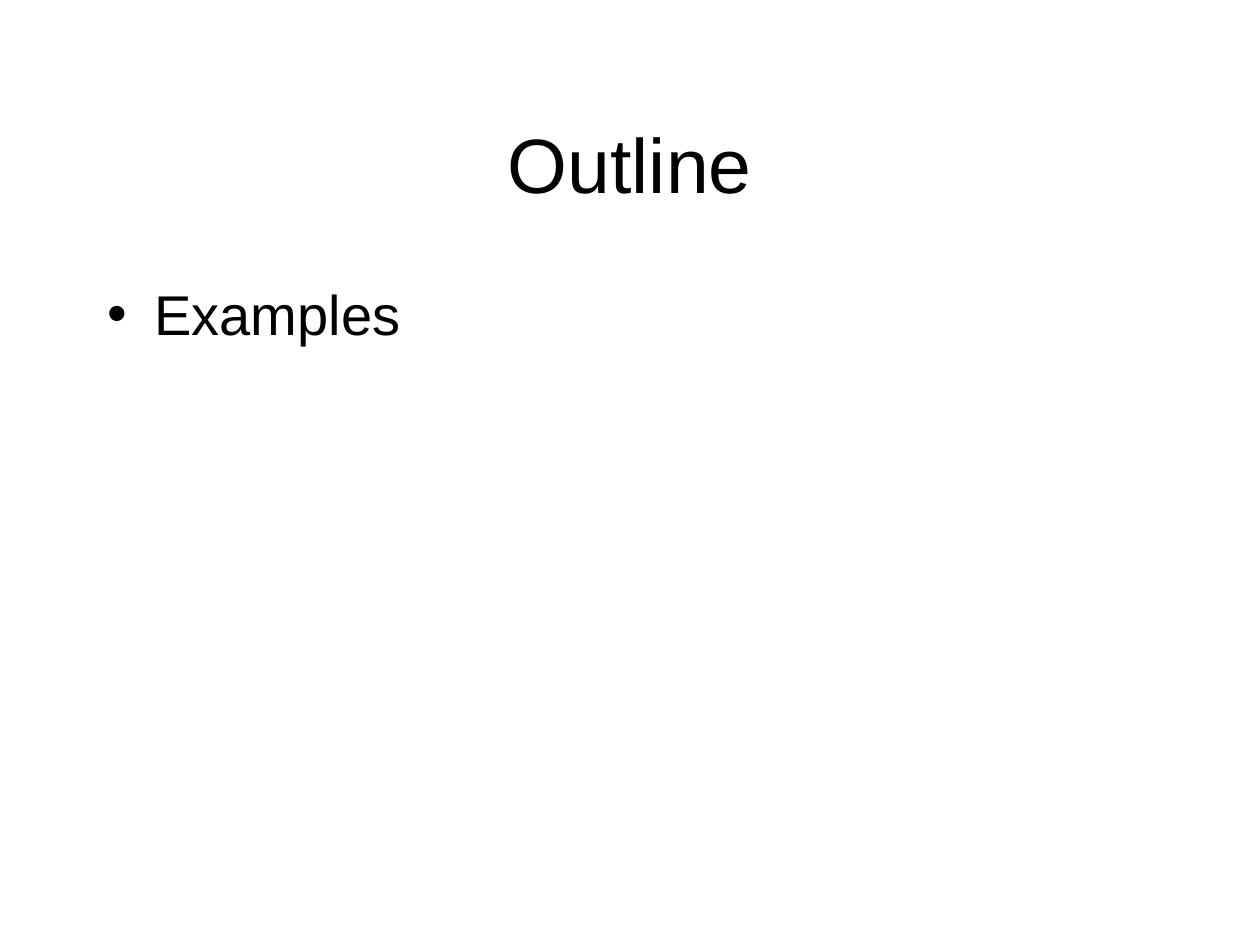
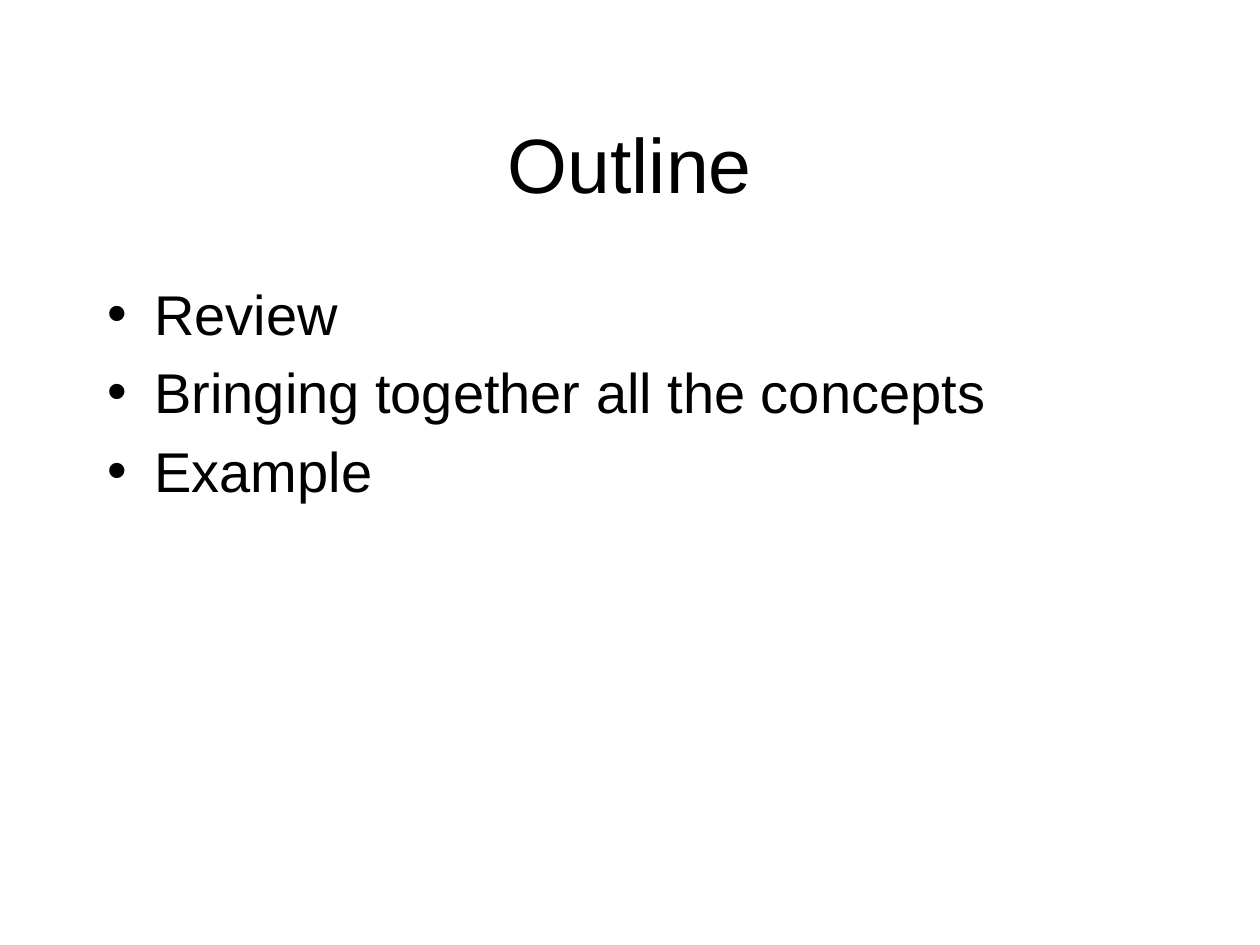
Before and after one commit to octaviordz/zjnu2017.github.io, a slide deck: slide 2 of OOAD/lectures/100--Examples.pptx. Drawn at 1260x945 pixels with LibreOffice and Linux fonts; fonts in the diff are those of the drawing. Boxes give left, top, right and bottom in pixels: in the first picture for what was removed or moved away, otherwise in the second. Text is boxed around its words. In the diff, an @@ line names an element or a change of style, - is before the commit and + after.

Commit message:
OOAD Example.

```diff
--- a/OOAD/lectures/100--Examples.pptx
+++ b/OOAD/lectures/100--Examples.pptx
@@ text at [154,294,985,502]: text changed @@
-• Examples
+• Review
+• Bringing together all the concepts
+• Example
```
Also in this commit, not shown: 2 other slides changed, 15 slides added, 2 other files.
